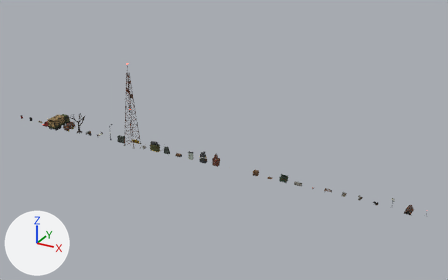
Before and after pictures for a commit that changed the Blender file art/blender/map_kit.blend.
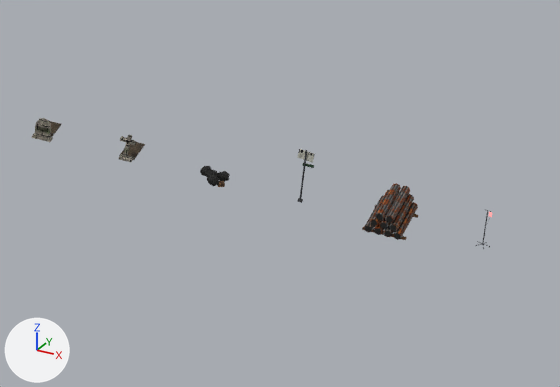
Each version appears first whole from a camera (50 mm lens) standing at (147.2, -132.3, 74.2) and looking at (73.1, 2.4, 6.8), and next in a close-up on the part from 75% to 98% of the width and 61% to 87% of the height. Lighting does not change. The marker at lower left points along +X, +Y and +Z. The first two pictures are the older version.

Names of what the first close-up shows: 'prop_grave_cross_mesh', 'prop_gravestone_mesh', 'prop_pipe_stack_mesh' and 3 more.
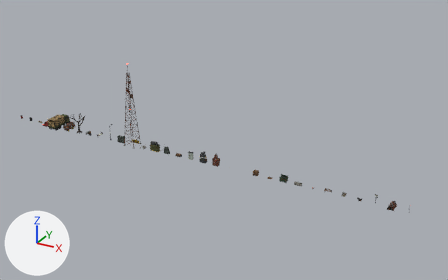
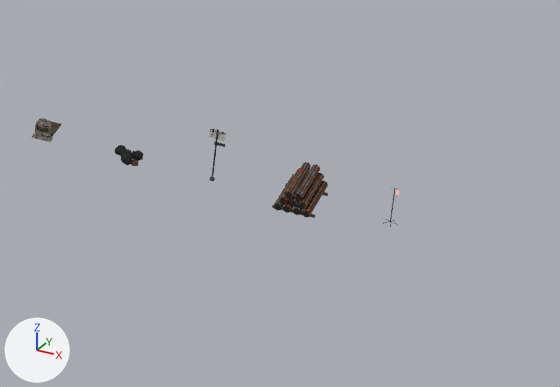
ob_prop_trash_bags is not drawn itself; it is the parent of ob_prop_trash_bags_mesh.
ob_prop_street_sign is not drawn itself; it is the parent of ob_prop_street_sign_mesh.
ob_prop_pipe_stack is not drawn itself; it is the parent of ob_prop_pipe_stack_mesh.
ob_prop_iv_stand is not drawn itself; it is the parent of ob_prop_iv_stand_mesh.

What changed in the scene script:
```text
Remove ob_prop_grave_cross_mesh:
    ob_prop_grave_cross_mesh = bpy.data.objects.new('prop_grave_cross_mesh', me_part_559)
    ob_prop_grave_cross_mesh.parent = ob_prop_grave_cross
    ob_prop_grave_cross_mesh.location = (0.0, 0.0, 0.0)
Change ob_prop_trash_bags:
    ob_prop_trash_bags.location: (116.0, 0.0, 0.0) -> (112.0, 0.0, 0.0)
Change ob_prop_street_sign:
    ob_prop_street_sign.location: (120.0, 0.0, 0.0) -> (116.0, 0.0, 0.0)
Change ob_prop_pipe_stack:
    ob_prop_pipe_stack.location: (124.0, 0.0, 0.0) -> (120.0, 0.0, 0.0)
Change ob_prop_iv_stand:
    ob_prop_iv_stand.location: (128.0, 0.0, 0.0) -> (124.0, 0.0, 0.0)
```

Pixel boxes (x1, y1, x2, y2) of what changed, in the close-ups (560 x 387 px):
'prop_pipe_stack_mesh', moved
    before: (362, 183, 418, 240)
    after: (272, 162, 328, 218)
'prop_trash_bags_mesh', moved
    before: (200, 166, 230, 187)
    after: (115, 145, 143, 166)
'prop_street_sign_mesh', moved
    before: (297, 149, 315, 203)
    after: (209, 128, 226, 181)
'prop_grave_cross_mesh', deleted
    before: (119, 135, 145, 162)
    faces in mat_m_stone_block (picture img_stone_block_albedo): (119, 135, 136, 162)
    faces in mat_m_dirt (picture img_dirt_albedo): (119, 142, 145, 160)
'prop_iv_stand_mesh', moved
    before: (476, 210, 492, 249)
    after: (383, 188, 399, 227)
